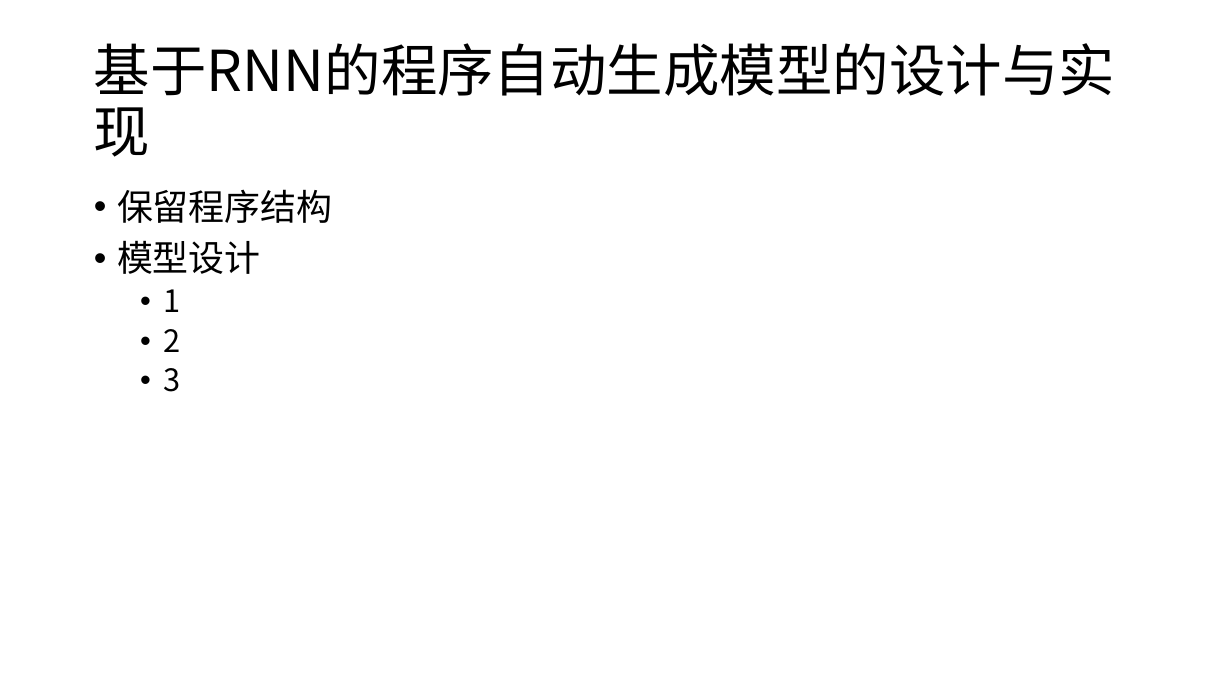
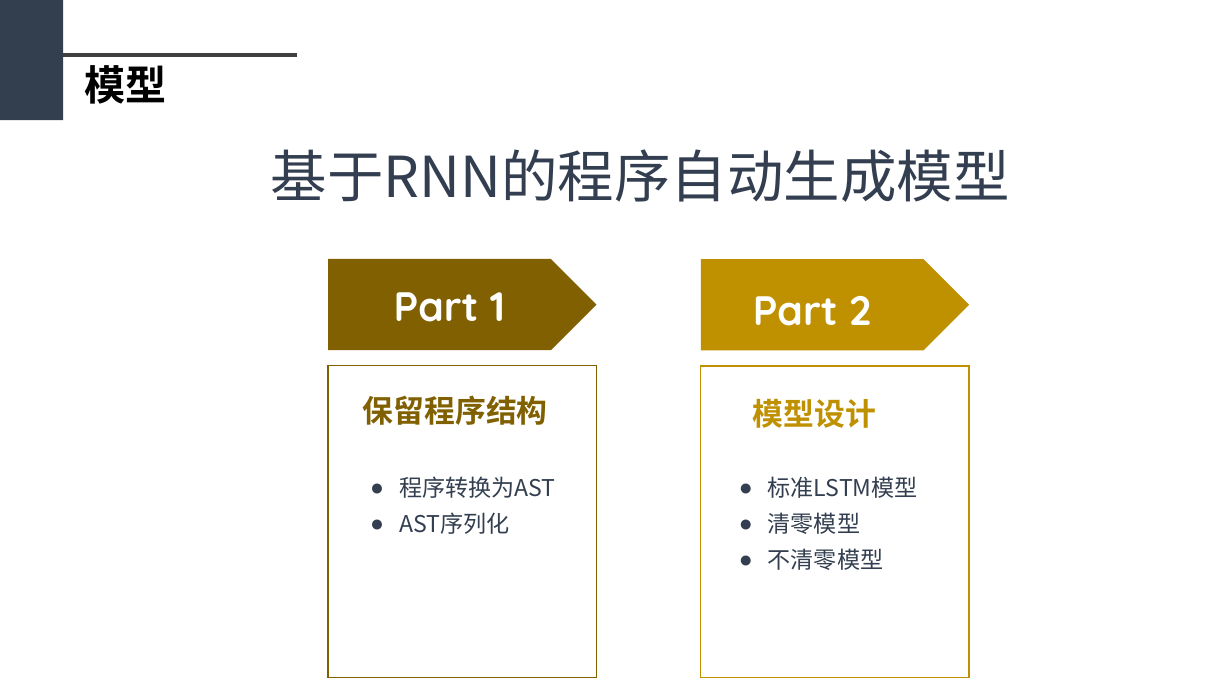
Before and after one commit to sfzhou5678/lstm, a slide deck: slide 17 of 毕业答辩.pptx (slide 12 before the commit). Drawn at 1232x693 pixels with LibreOffice and Linux fonts; fonts in the diff are those of the drawing. Boxes give left, top, right and bottom in pixels: in the first picture for what was removed or moved away, otherwise in the second. Text is boxed around its words. In the diff, an @@ line names an element or a change of style, - is before the commit and + after.

```diff
--- a/毕业答辩.pptx
+++ b/毕业答辩.pptx
@@ rectangle added at (x1=0, y1=0, x2=63, y2=120), fill #333F50 @@
@@ line added from (60, 55) to (297, 55), #404040 3 pt @@
@@ text added at (x1=84, y1=65, x2=166, y2=104), 32 pt, text #000000, bold @@
+模型
@@ title at (x1=271, y1=149, x2=1010, y2=202): text changed; text colour #000000 to #333F50 @@
-基于RNN的程序自动生成模型的设计与实现
+基于RNN的程序自动生成模型
@@ text removed at (x1=117, y1=189, x2=332, y2=392) @@
-• 保留程序结构
-• 模型设计
-  • 1
-  • 2
-  • 3
@@ pentagon arrow added at (x1=328, y1=259, x2=596, y2=350), fill #806000 @@
@@ pentagon arrow added at (x1=701, y1=260, x2=969, y2=351), fill #BF9000 @@
@@ text added at (x1=394, y1=292, x2=505, y2=322), 32 pt, text #FFFFFF, bold @@
+Part 1
@@ text added at (x1=753, y1=296, x2=871, y2=326), 32 pt, text #FFFFFF, bold @@
+Part 2
@@ rectangle added at (x1=328, y1=366, x2=596, y2=677), outline #806000 1 pt @@
@@ rectangle added at (x1=701, y1=366, x2=969, y2=677), outline #BF9000 1 pt @@
@@ text added at (x1=363, y1=395, x2=548, y2=425), 24 pt, text #806000, bold @@
+保留程序结构
@@ text added at (x1=753, y1=398, x2=876, y2=428), 24 pt, text #BF9000, bold @@
+模型设计
@@ text added at (x1=399, y1=476, x2=556, y2=534), 18 pt, text #333F50 @@
+● 程序转换为AST
+● AST序列化
@@ text added at (x1=768, y1=476, x2=918, y2=570), 18 pt, text #333F50 @@
+● 标准LSTM模型
+● 清零模型
+● 不清零模型
```
Also in this commit, not shown: 21 other slides changed, 12 slides added, 5 slides removed, 1 other file.
